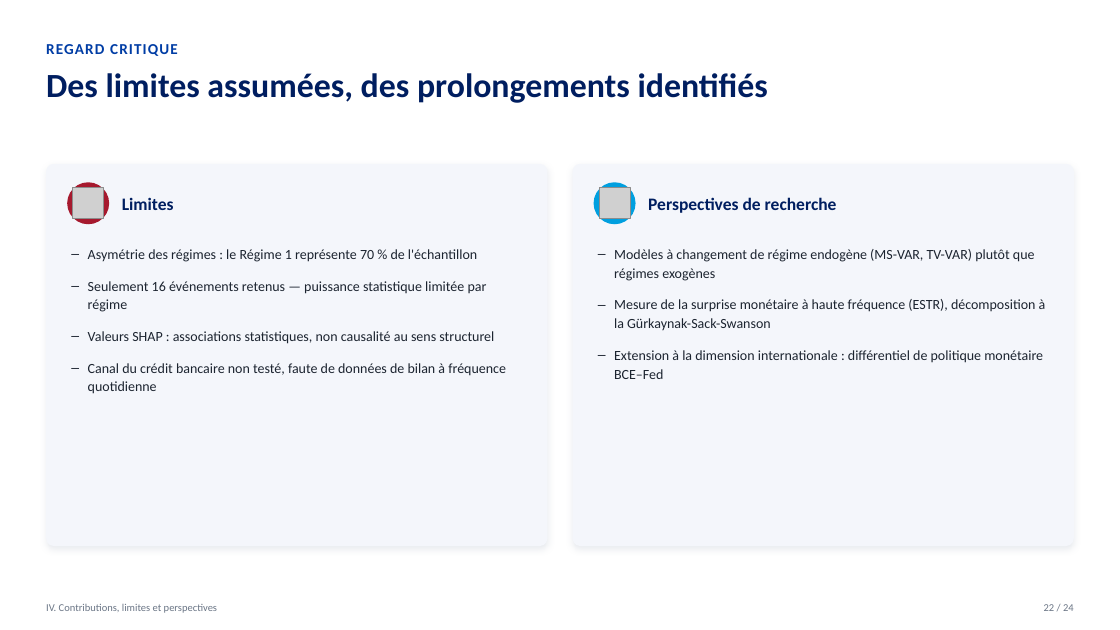
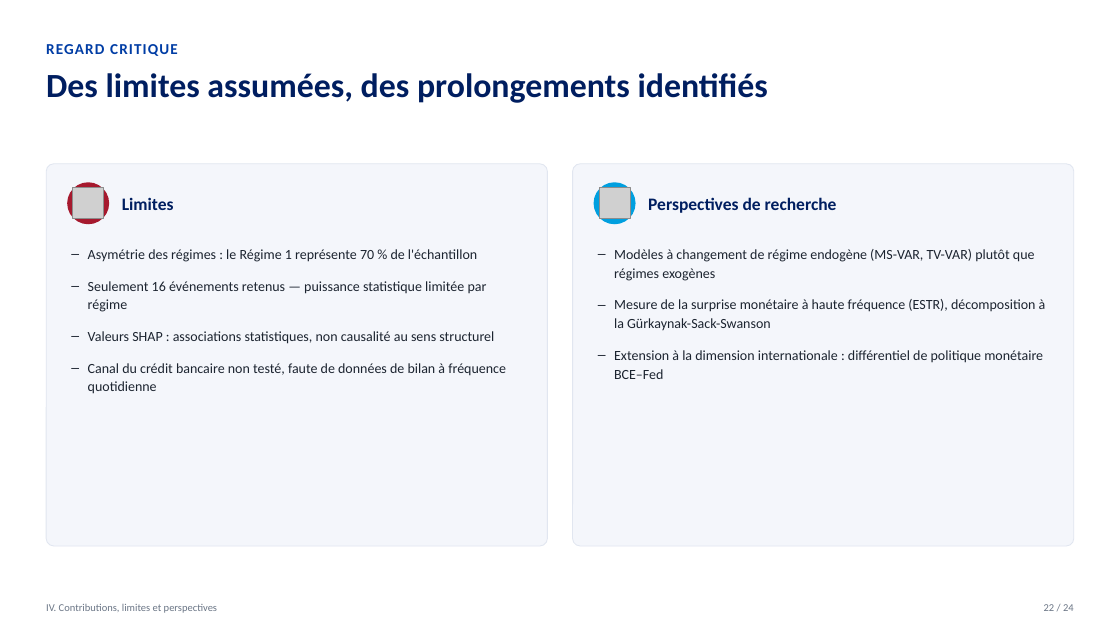
Before and after one commit to fahimahmedb/Quant-Trade, a slide deck: slide 22 of presentation/memoire_soutenance_BdF.pptx. Drawn at 1120x630 pixels with LibreOffice and Linux fonts; fonts in the diff are those of the drawing; grey boxes stand for pictures. Boxes give left, top, right and bottom in pixels: in the first picture for what was removed or moved away, otherwise in the second. Text is boxed around its words. In the diff, an @@ line names an element or a change of style, - is before the commit and + after.

```diff
--- a/presentation/memoire_soutenance_BdF.pptx
+++ b/presentation/memoire_soutenance_BdF.pptx
@@ rounded rectangle at <box>46,164,548,546</box>: outline none to #E1E6F0 0.75 pt; shadow off @@
@@ rounded rectangle at <box>573,164,1075,546</box>: outline none to #E1E6F0 0.75 pt; shadow off @@
```
Also in this commit, not shown: 12 other slides changed, 1 other file.
